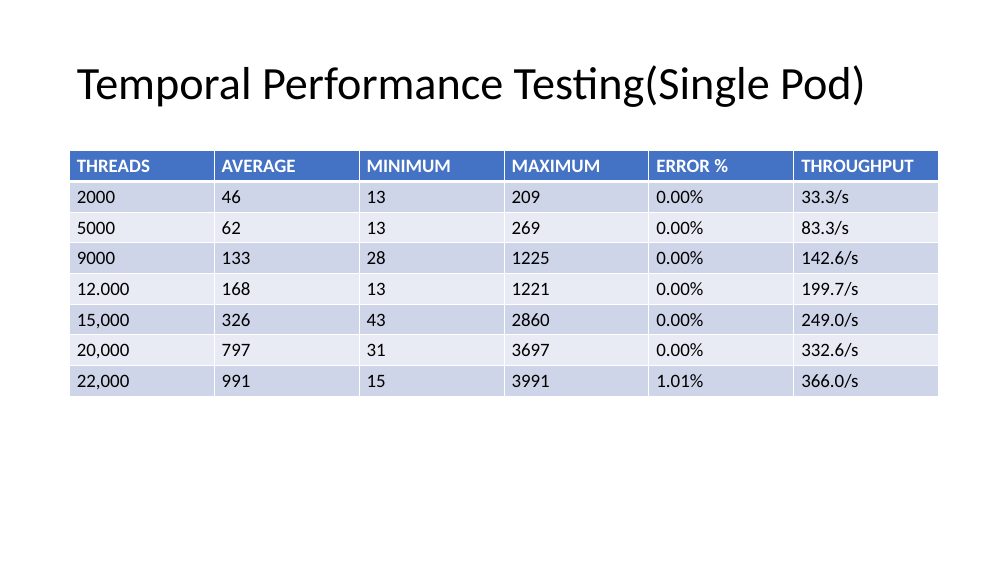
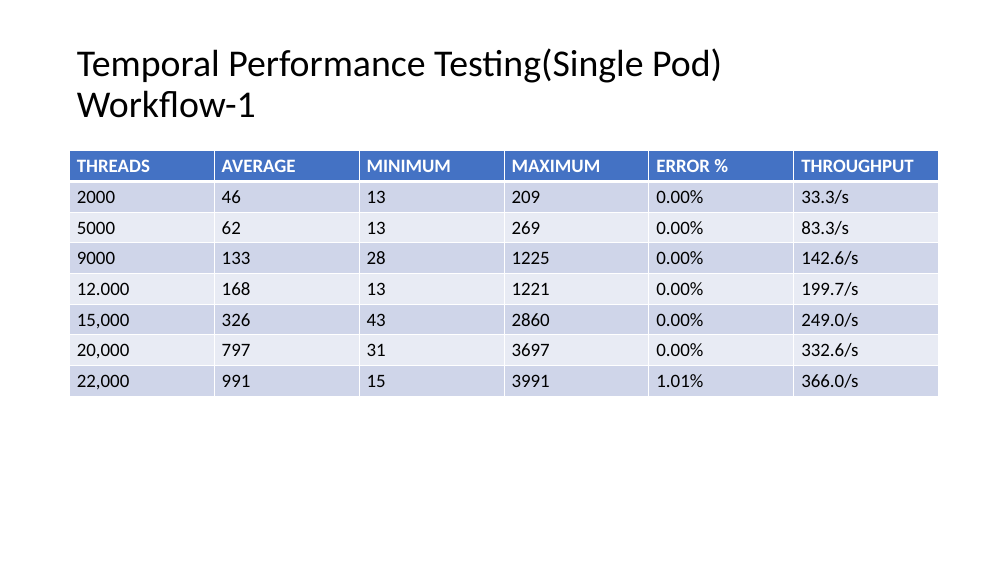
Before and after one commit to skarmanya/Temporal, a slide deck: slide 1 of TemporalPPT.pptx. Drawn at 1008x567 pixels with LibreOffice and Linux fonts; fonts in the diff are those of the drawing. Boxes give left, top, right and bottom in pixels: in the first picture for what was removed or moved away, otherwise in the second. Text is boxed around its words. In the diff, an @@ line names an element or a change of style, - is before the commit and + after.

```diff
--- a/TemporalPPT.pptx
+++ b/TemporalPPT.pptx
@@ title at <box>77,48,722,118</box>: text changed; size 44 to 36 pt @@
-Temporal Performance Testing(Single Pod)
+Temporal Performance Testing(Single Pod)
+Workflow-1
```
Also in this commit, not shown: 3 other slides changed, 6 other files.
